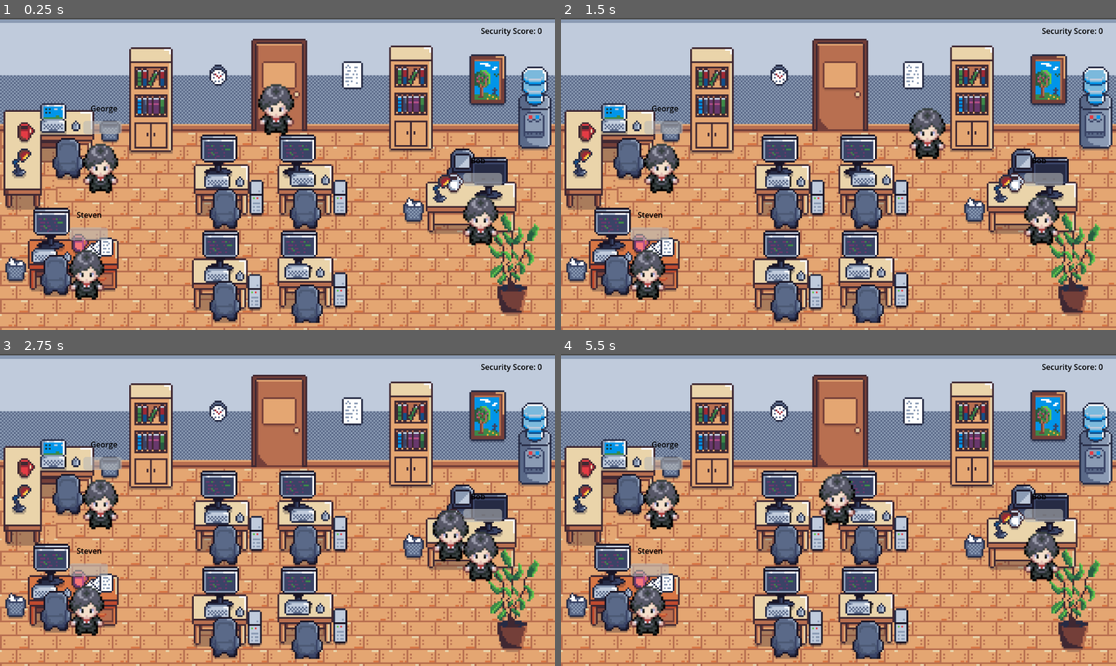
Above: before the commit, frames 1-4 (two rows, left to right).
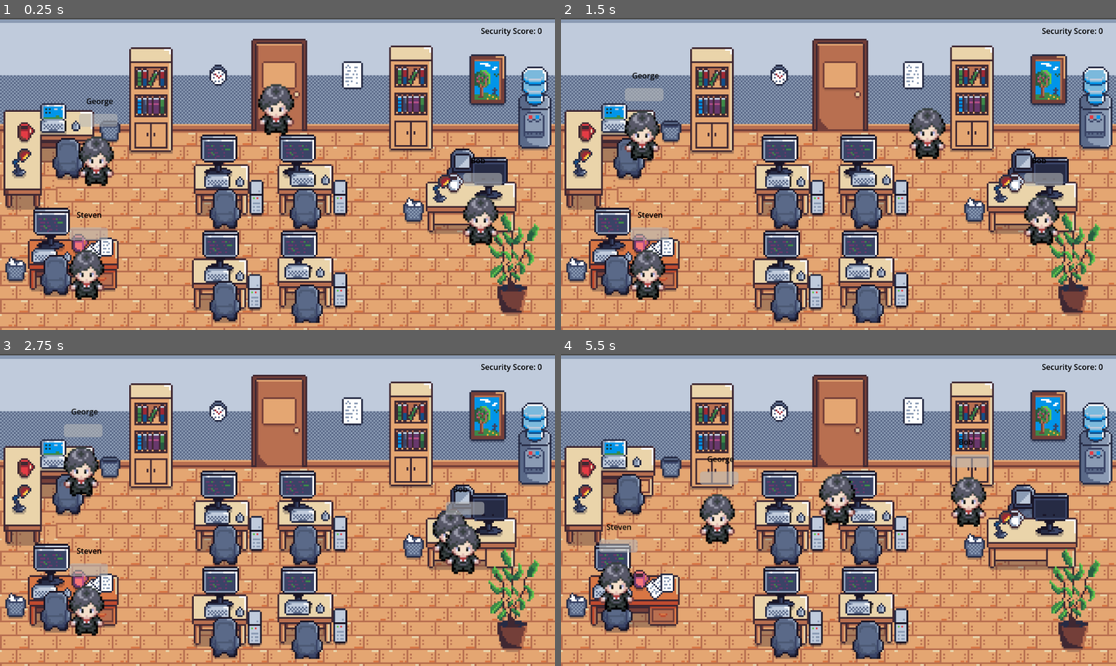
Above: after the commit, the same moments.

Repository: Sonarc-sys/Reply-All
Game: Godot game, scene res://scene/office.tscn
Two runs of this game, one before a commit and one after it. Both use one fixed random seed, a clock stepped at 60 frames per second and the inputs below.
Inputs:
- Up to frame 1 (0.25 s): no input
- Up to frame 2 (1.5 s): hold D (move_right) 0.53-1.28 s; tap E (interact) at 0.6, 1.35 s; hold S (move_down) from 1.28 s (still down)
- Up to frame 3 (2.75 s): release S (move_down) at 2.03 s; hold D (move_right) from 2.03 s (still down); tap E (interact) at 2.1 s
- Up to frame 4 (5.5 s): release D (move_right) at 2.78 s; hold W (move_up) 2.78-3.53 s; tap E (interact) every 0.75 s from 2.85 to 5.1 s; hold A (move_left) 3.53-5.03 s; hold S (move_down) from 5.03 s (still down)

The runs differ from the first frame. In frame 1, 1.3% of the frame differs, in the area x 14-23%, y 25-57%; in frame 2, 2.1%; in frame 3, 3.8%; in frame 4, 6.7%, in the area x 6-91%, y 27-91%.

Commit message:
Created NPC random movements, and created and edited the comments.

Diff:
--- a/resources/Issue.gd
+++ b/resources/Issue.gd
@@ -5,14 +5,14 @@
 @export_multiline var description:String
 @export_multiline var employee_message:String
 
-# Hidden from player
+# Here, this code will be hidden from the player
 @export var threat_level:int = 1
 @export var urgency:float
 @export var escalation:CyberEscalation
 
-# Answers
+#Here, these are the Answers.
 @export var correct_index:int
 @export var answers:Array[String]
 
-# Explanation after solving
+#Here, this is the Explanation after solving.
 @export_multiline var explanation:String
--- a/script/GameManager.gd
+++ b/script/GameManager.gd
@@ -22,7 +22,7 @@
 
 
 func _ready():
-	# Separate issues by threat
+	# Here, we will create code that will separate issues by their  threat.
 	for issue in issues:
 		if issue.threat_level >= 4:
 			high_threat_issues.append(issue)
@@ -44,7 +44,7 @@
 
 func spawn_issue():
 	var chance = randf()
-	# 25% chance of serious incident
+	#Here, we say that there is a 25% chance of serious incident.
 	if chance < 0.25:
 		spawn_high_threat()
 	else:
--- a/script/OfficeUI.gd
+++ b/script/OfficeUI.gd
@@ -1,47 +1,49 @@
 extends CanvasLayer
 
-@onready var score_label = $ScoreLabel
-@onready var incident_list = $TriagePanel/IncidentList
+var current_employee
+var correct_button = 0
+var current_issue
 
+func open(employee):
+	current_employee = employee
+	visible = true
+	current_issue = employee.current_issue
+	$Panel/Vbox/Question.text = current_issue.description
 
-func _ready():
-	GameManager.score_changed.connect(update_score)
-	GameManager.incidents_changed.connect(update_triage)
+	# Here, we will create a big list of various button paths.
+	var buttons = [$Panel/Vbox/Option1, $Panel/Vbox/Option2, $Panel/Vbox/Option3]
 
-	update_score(GameManager.score)
-	update_triage()
+	#Here, we will track all available options [0, 1, 2] and randomize them.
+	var indices = [0, 1, 2]
+	indices.shuffle()
 
-func update_score(score):
-	score_label.text = (
-		"Security Score: "
-		+ str(score)
-	)
+	#Here, we will assign the text based on random indexes.
+	for i in range(3):
+		buttons[i].text = current_issue.answer[indices[i]]
+		if indices[i] == current_issue.correct_index:
+			correct_button = i
 
+# Here, we will create button functions.
+func _on_option_1_pressed():
+	check_answer(0)
 
+func _on_option_2_pressed():
+	check_answer(1)
 
-func update_triage():
-	# remove old entries
-	for child in incident_list.get_children():
-		child.queue_free()
+func _on_option_3_pressed():
+	check_answer(2)
 
-	for employee in GameManager.employees:
-		if employee.has_issue:
-			var label = Label.new()
-			label.text = (
-				employee.employee_name
-				+ " ("
-				+ employee.employee_type
-				+ ")\n\n"
-				+ employee.current_issue.employee_message
-				+ "\n\nPatience: "
-				+ str(round(employee.patience))
-				+ "%"
-			)
-			label.add_theme_color_override(
-				"font_color",
-				Color.BLACK
-)
-			incident_list.add_child(label)
+func check_answer(button):
+	if button == correct_button:
+		correct_answer()
+	else:
+		wrong_answer()
 
-func _process(delta):
-	update_triage()
+func correct_answer():
+	print("Correct!")
+	current_employee.solve()
+	visible = false
+
+func wrong_answer():
+	print("Wrong!\n\n" + current_issue.explanation)
+	visible = false
--- a/script/employee.gd
+++ b/script/employee.gd
@@ -12,6 +12,9 @@
 	"CEO"
 )
 var employee_type = "Normal"
+@export var walking_speed = 70
+var direction_ofmovement = Vector2.ZERO
+var timer_movement = 0.0
 
 var has_issue = false
 @onready var patience_bar = $UI/PatienceBar
@@ -26,7 +29,9 @@
 	GameManager.register_employee(self)
 
 
-	#Employee personalities
+
+
+	#Here, we will create different employee personalities.
 	match employee_type:
 		"CEO":
 			patience = 70
@@ -48,7 +53,24 @@
 		if patience <= 0:
 			escalate()
 
+func _physics_process(delta):
+	#Here, we will countdown on our created movement timer.
+	timer_movement -= delta
 
+	#Here, if the timer runs out, we will pick a new direction, or stay in the same place.
+	if timer_movement <= 0:
+		if randf() < 0.60: #Here, why 0.60? Because the NPC character will have a 60% chance to walk or not.
+			var rand_angle = randf() * TAU
+			direction_ofmovement = Vector2(cos(rand_angle), sin(rand_angle))
+			timer_movement = randf_range(1.0, 3.0)
+		else: #Here, we are saying or else the NPC will have a 40% chance to stay still.
+			direction_ofmovement = Vector2.ZERO
+			timer_movement = randf_range(1.5, 4.0)
+
+
+	#Here, we will move the NPC safely while also at the same time, matching the physics collision engine.
+	velocity = direction_ofmovement * walking_speed
+	move_and_slide()
 
 
 func create_issue(issue:CyberIssue):
--- a/script/issue_popup.gd
+++ b/script/issue_popup.gd
@@ -10,18 +10,20 @@
 	current_issue = employee.current_issue
 	$Panel/Vbox/Question.text = current_issue.description
 
-	var answers = current_issue.answers.duplicate()
-	var correct_answer = answers[current_issue.correct_index]
+	# Here, we will again create a list of various button paths
+	var buttons = [$Panel/Vbox/Option1, $Panel/Vbox/Option2, $Panel/Vbox/Option3]
 
-	answers.shuffle()
+	# Here, again track all available options [0, 1, 2] and randomize them
+	var indices = [0, 1, 2]
+	indices.shuffle()
 
-	$Panel/Vbox/Option1.text = answers[0]
-	$Panel/Vbox/Option2.text = answers[1]
-	$Panel/Vbox/Option3.text = answers[2]
+	#Here, we will assign text based on the randomized indexes.
+	for i in range(3):
+		buttons[i].text = current_issue.answers[indices[i]]
+		if indices[i] == current_issue.correct_index:
+			correct_button = i
 
-	correct_button = answers.find(correct_answer)
-
-#Button Functions
+# Button Functions
 func _on_option_1_pressed():
 	check_answer(0)
 
@@ -40,9 +42,8 @@
 func correct_answer():
 	print("Correct!")
 	current_employee.solve()
-	visible=false
+	visible = false
 
 func wrong_answer():
-	print("Wrong!\n\n"
-		+ current_issue.explanation)
-	visible=false
+	print("Wrong!\n\n" + current_issue.explanation)
+	visible = false
--- a/script/player.gd
+++ b/script/player.gd
@@ -1,11 +1,7 @@
 extends CharacterBody2D
 
-
 @export var speed = 250
-
 var nearby_employee = null
-
-
 
 func _physics_process(delta):
 	var direction = Vector2(
@@ -17,10 +13,7 @@
 		direction = direction.normalized()
 
 	velocity = direction * speed
-
 	move_and_slide()
-
-
 
 func _process(delta):
 	if Input.is_action_just_pressed("interact"):
@@ -29,15 +22,11 @@
 			print("Talking to:", nearby_employee.name)
 			nearby_employee.interact()
 
-
-
 func _on_interaction_area_body_entered(body):
 	if body.is_in_group("employees"):
 		nearby_employee = body
 		print("Nearby:", body.name)
 
-
-
 func _on_interaction_area_body_exited(body):
 	if body == nearby_employee:
 		nearby_employee = null
